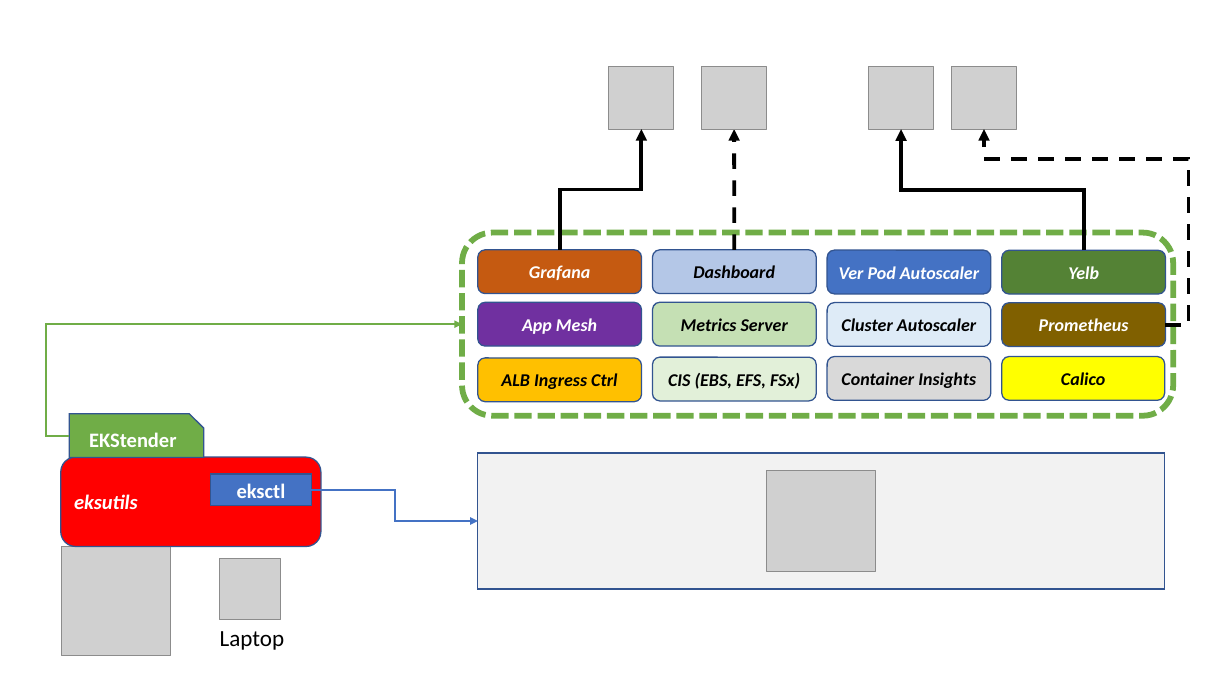
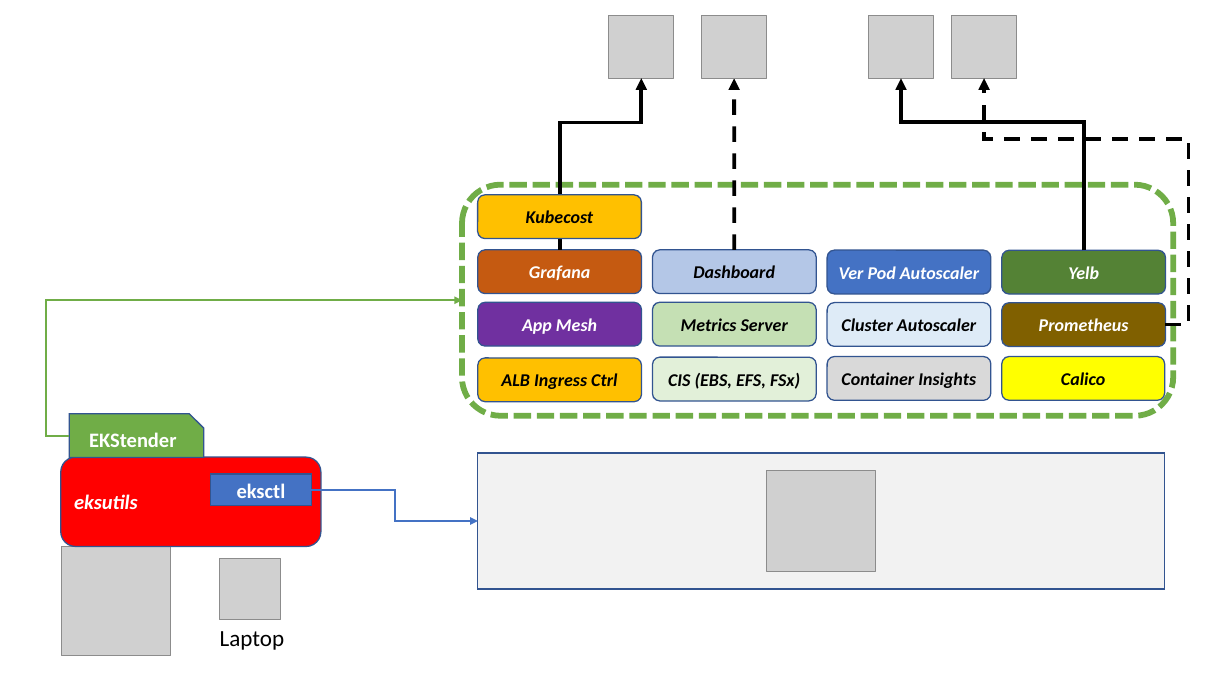
Before and after one commit to mreferre/ekstender, a slide deck: slide 1 of ekstender.pptx. Drawn at 1232x693 pixels with LibreOffice and Linux fonts; fonts in the diff are those of the drawing; grey boxes stand for pictures. Boxes give left, top, right and bottom in pixels: in the first picture for what was removed or moved away, otherwise in the second. Text is boxed around its words. In the diff, an @@ line names an element or a change of style, - is before the commit and + after.

Commit message:
Added Kubecost (+ fixed ClusterAutoscaler for the new 1.18 images)

```diff
--- a/ekstender.pptx
+++ b/ekstender.pptx
@@ 4 pictures: place and size @@
-4 pictures at box(609, 67, 1017, 129)
+4 pictures at box(609, 16, 1017, 79)
@@ elbow arrow moved from (560, 250) - (641, 129) to (560, 250) - (641, 79) @@
@@ arrow moved from (735, 250) - (735, 129) to (735, 250) - (735, 79) @@
@@ elbow arrow moved from (1084, 250) - (901, 129) to (1084, 250) - (901, 79) @@
@@ elbow arrow moved from (1165, 324) - (984, 129) to (1165, 324) - (984, 79) @@
@@ rounded rectangle: place and size @@
-rounded rectangle at box(462, 233, 1174, 416)
+rounded rectangle at box(462, 185, 1174, 416)
@@ rounded rectangle added at box(478, 195, 641, 238), fill #FFC000, outline #325491 1 pt, 14 pt, text #000000, bold, italic @@
+Kubecost
@@ elbow arrow moved from (69, 435) - (462, 324) to (69, 435) - (462, 300) @@
```
Also in this commit, not shown: 4 other files.
